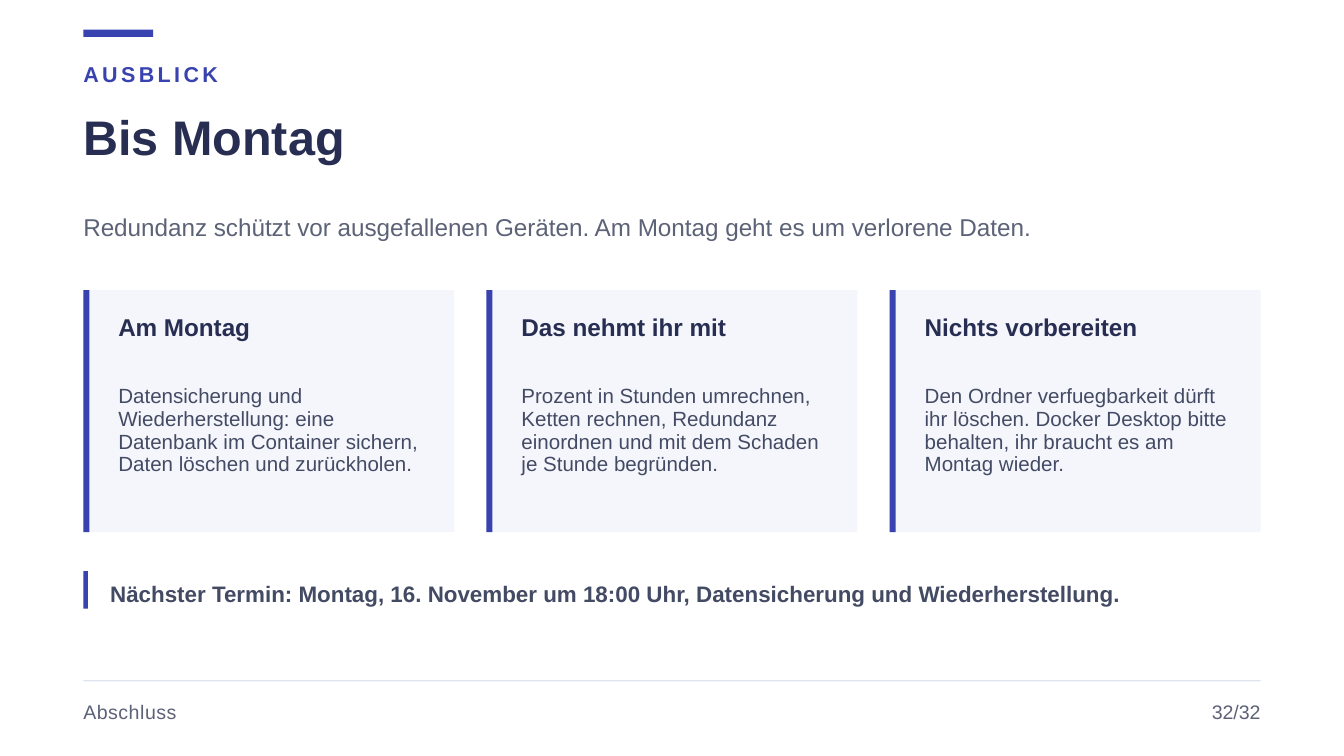
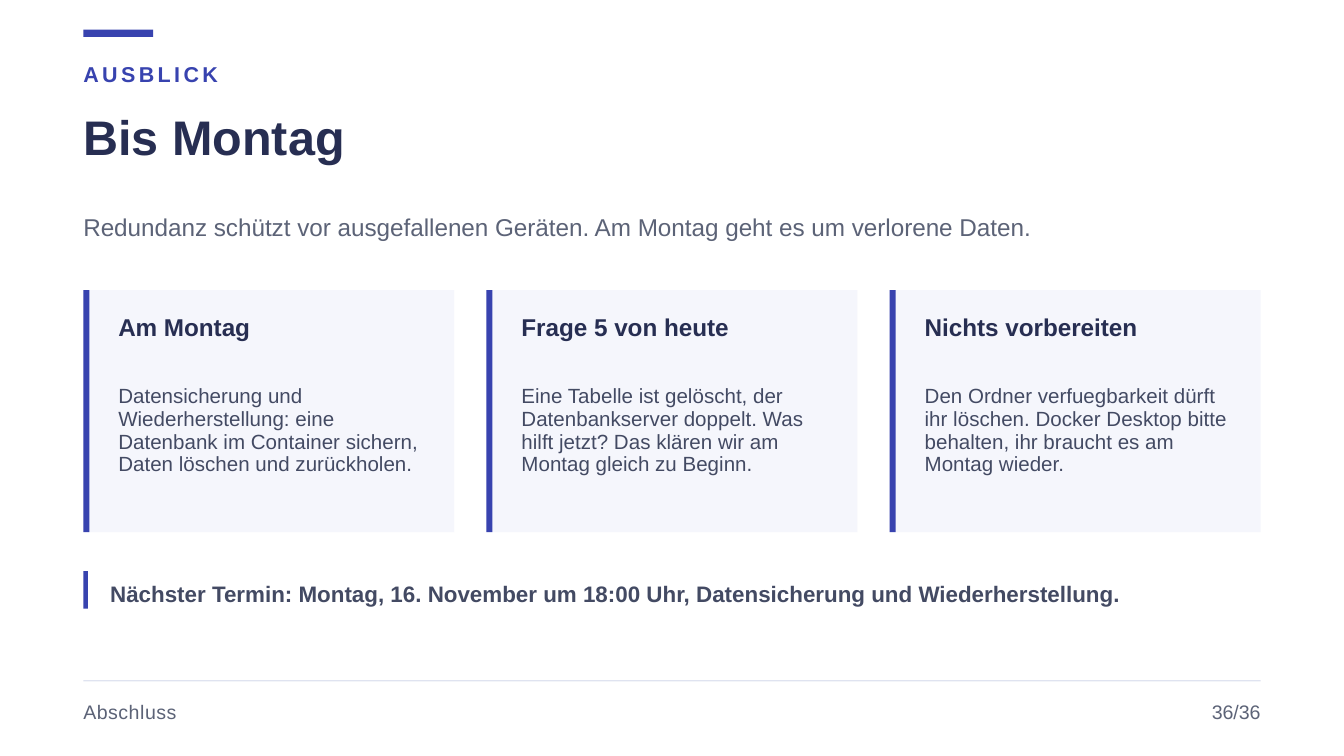
Before and after one commit to JacobMenge/kurs-unterlagen, a slide deck: slide 41 of folien/22-verfuegbarkeit.pptx (slide 37 before the commit). Drawn at 1344x756 pixels with LibreOffice and Linux fonts; fonts in the diff are those of the drawing. Boxes give left, top, right and bottom in pixels: in the first picture for what was removed or moved away, otherwise in the second. Text is boxed around its words. In the diff, an @@ line names an element or a change of style, - is before the commit and + after.

```diff
--- a/folien/22-verfuegbarkeit.pptx
+++ b/folien/22-verfuegbarkeit.pptx
@@ text at (521,318,729,341): text changed @@
-Das nehmt ihr mit
+Frage 5 von heute
@@ text at (521,388,803,476): text changed @@
-Prozent in Stunden umrechnen, Ketten rechnen, Redundanz einordnen und mit dem Schaden je Stunde begründen.
+Eine Tabelle ist gelöscht, der Datenbankserver doppelt. Was hilft jetzt? Das klären wir am Montag gleich zu Beginn.
@@ text at (1212,705,1261,719): text changed @@
-32/32
+36/36
```
Also in this commit, not shown: 33 other slides changed, 6 slides added, 2 slides removed, 13 other files.
